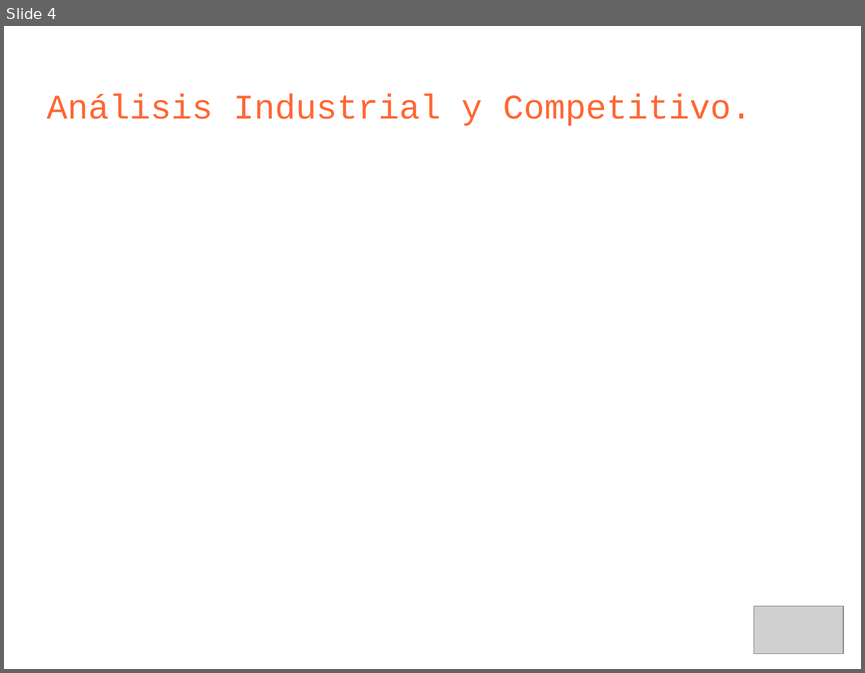
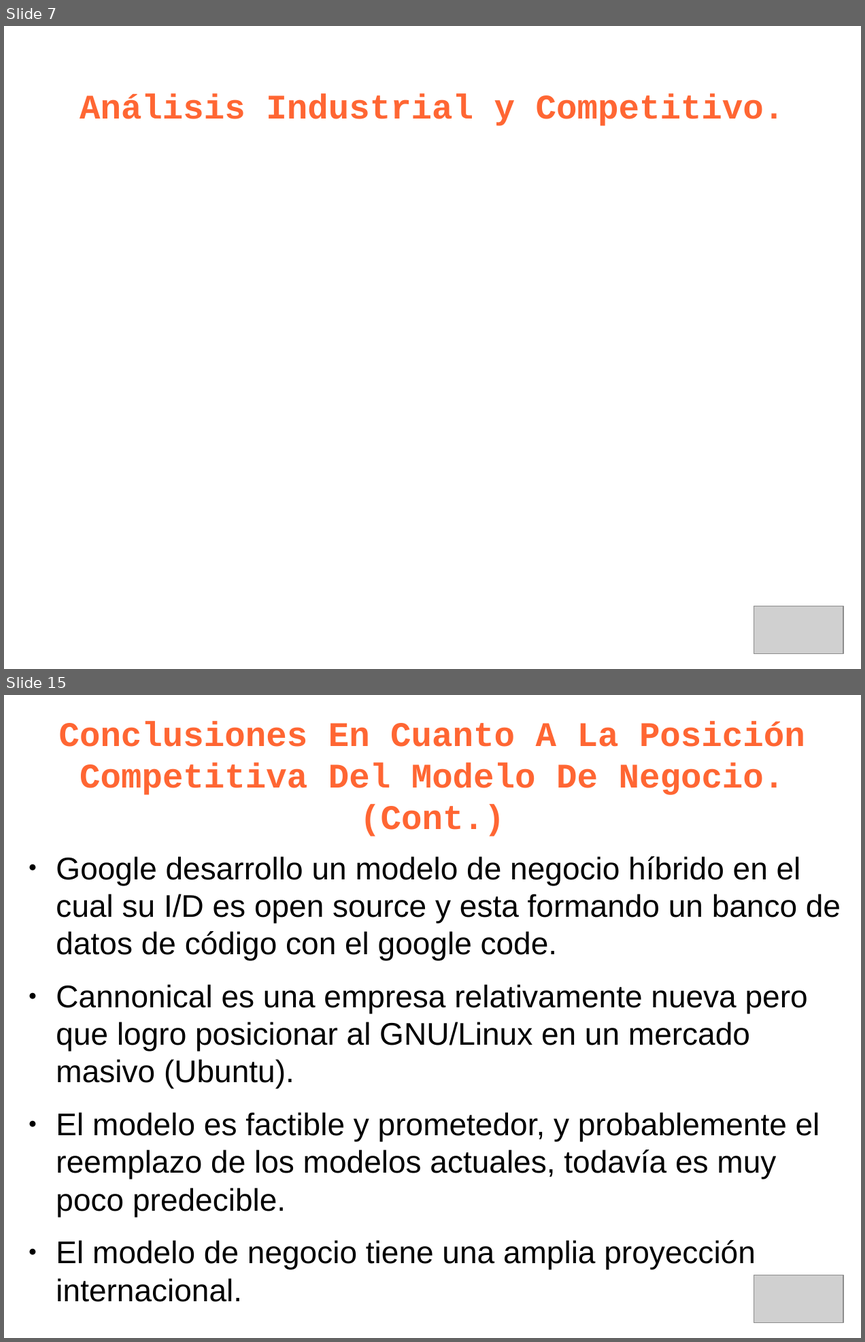
Before and after one commit to leliel12/jbc-utn, a slide deck: 5to/ger_est/kenya_p.odp. Shown one above the other, each under a label of ours: slide 4 before the commit, slides 7 and 15 after it; the slides between them are not shown. The pictures are 865x673 and 865x1342 pixels, drawn with LibreOffice and Linux fonts; fonts in the diff are those of the drawing; grey boxes stand for pictures. Boxes give left, top, right and bottom in pixels: in the first picture for what was removed or moved away, otherwise in the second. Text is boxed around its words. In the diff, an @@ line names an element or a change of style, - is before the commit and + after.

```diff
--- a/5to/ger_est/kenya_p.odp
+++ b/5to/ger_est/kenya_p.odp
@@ slide 15 added at (x1=4, y1=695, x2=861, y2=1338), background #FFFFFF @@
@@ title added at (x1=59, y1=722, x2=805, y2=836), 32 pt, text #FF6633, bold @@
+Conclusiones En Cuanto A La Posición Competitiva Del Modelo De Negocio. (Cont.)
@@ text added at (x1=56, y1=856, x2=840, y2=1269), 29 pt, text #000000 @@
+● Google desarrollo un modelo de negocio híbrido en el cual su I/D es open source y esta formando un banco de datos de código con el google code.
+● Cannonical es una empresa relativamente nueva pero que logro posicionar al GNU/Linux en un mercado masivo (Ubuntu).
+● El modelo es factible y prometedor, y probablemente el reemplazo de los modelos actuales, todavía es muy poco predecible.
+● El modelo de negocio tiene una amplia proyección internacional.
@@ picture added at (x1=754, y1=1275, x2=844, y2=1323) @@
@@ what was slide 4 is now slide 7 @@
@@ slide 7 changed as well @@
@@ title "Análisis Industrial y Competitivo." at (x1=79, y1=94, x2=785, y2=126): bold on; alignment left to centre @@
```
Also in this commit, not shown: 3 other slides changed, 12 other slides added, 2 slides removed, 3 other files.
